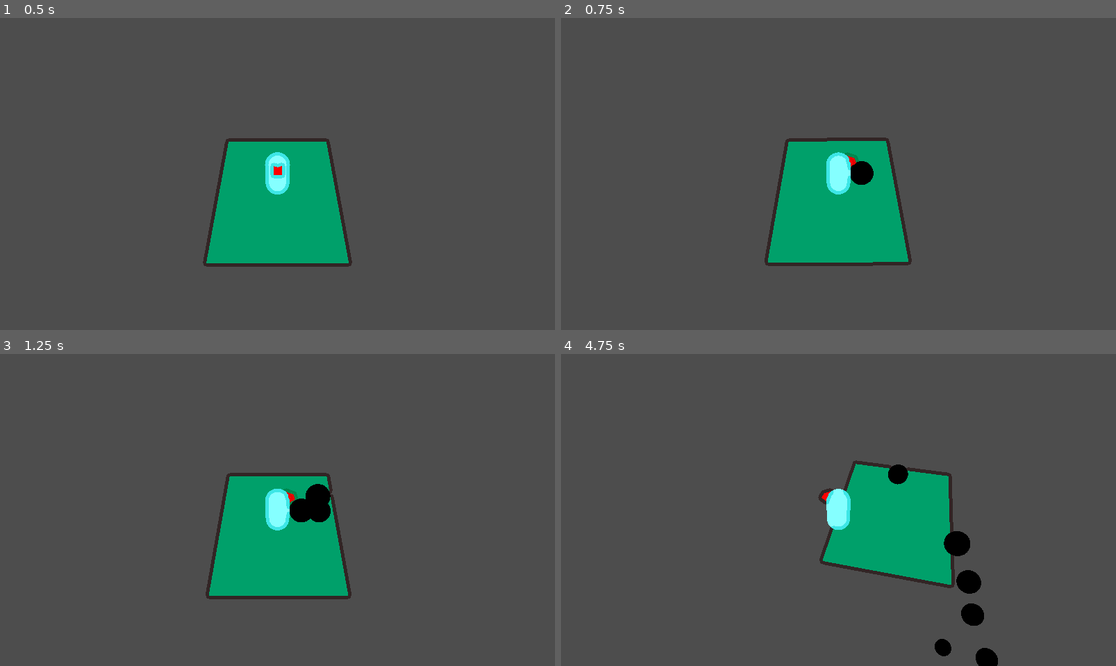
Above: before the commit, frames 1-4 (two rows, left to right).
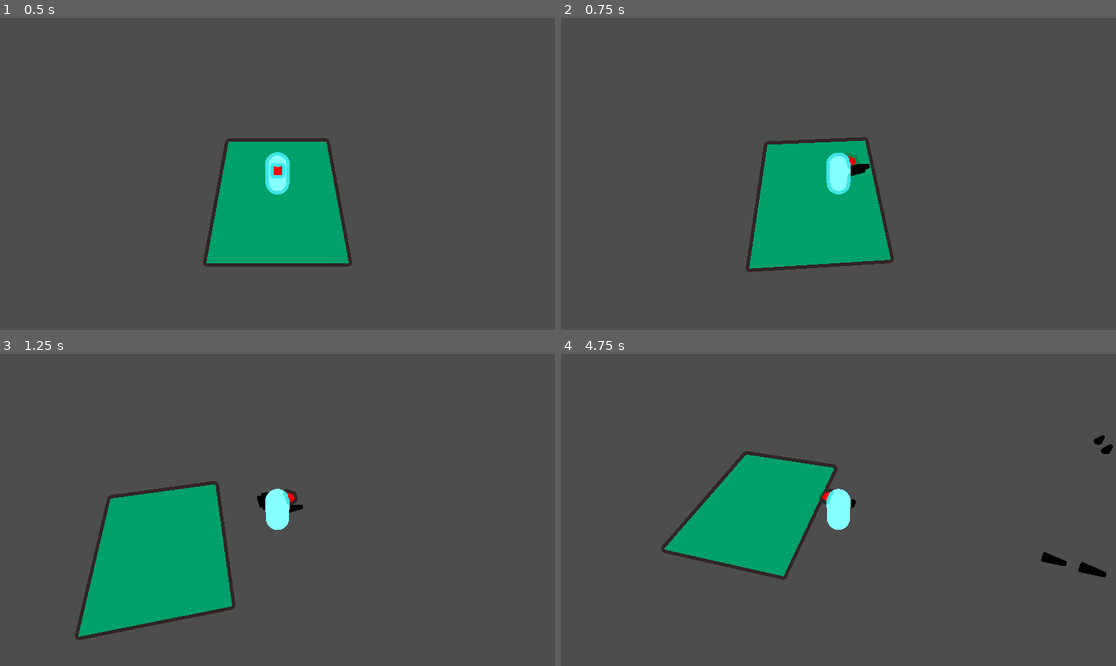
Above: after the commit, the same moments.

Repository: Kaplin86/Router-Rebellion
Game: Godot game, scene res://scenes/testing.tscn
Two runs of this game, one before a commit and one after it. Both use one fixed random seed, a clock stepped at 60 frames per second and the inputs below.
Inputs (mouse positions are in pixels of both pictures, inside the frame that each line leads up to):
- Up to frame 1 (0.5 s): no input
- Up to frame 2 (0.75 s): tap Enter at 0.5 s; move the mouse to (960, 158) at 0.52 s; press the mouse at (960, 158) at 0.53 s; hold D (east) from 0.53 s (still down)
- Up to frame 3 (1.25 s): keep holding D (east)
- Up to frame 4 (4.75 s): move the mouse to (727, 525) at 1.27 s; release D (east) at 1.28 s; release the mouse at (727, 525) at 1.28 s; hold S (south) 1.28-2.03 s; click (727, 525) at 1.35 s; move the mouse to (894, 441) at 2.02 s; press the mouse at (894, 441) at 2.03 s; hold D (east) 2.03-2.78 s; tap Alt at 2.1 s; move the mouse to (810, 572) at 2.77 s; release the mouse at (810, 572) at 2.78 s; hold W (north) 2.78-3.53 s; tap Shift at 2.85 s; click (810, 572) at 3.05 s; move the mouse to (1005, 556) at 3.52 s; press the mouse at (1005, 556) at 3.53 s; hold A (west) from 3.53 s (still down); move the mouse to (672, 463) at 4.27 s; release the mouse at (672, 463) at 4.28 s; click (672, 463) at 4.35 s

Frame 1 is identical in both runs. In frame 2, 3.9% of the frame differs, in the area x 33-64%, y 38-82%; in frame 3, 18%, in the area x 13-64%, y 38-92%; in frame 4, 17%.

Commit message:
proper bullets

Diff:
--- a/scenes/bullet.tscn
+++ b/scenes/bullet.tscn
@@ -1,13 +1,18 @@
 [gd_scene format=3 uid="uid://b1ksnwnc8sr3m"]
+
+[ext_resource type="Script" uid="uid://c2w7u4vsipsc5" path="res://scripts/bullet.gd" id="1_mkf8s"]
 
 [sub_resource type="SphereShape3D" id="SphereShape3D_h1aey"]
 
-[sub_resource type="SphereMesh" id="SphereMesh_mkf8s"]
+[sub_resource type="CylinderMesh" id="CylinderMesh_mkf8s"]
+top_radius = 0.25
 
-[node name="Node3D" type="RigidBody3D" unique_id=643011394]
+[node name="Node3D" type="Area3D" unique_id=378631963]
+script = ExtResource("1_mkf8s")
 
 [node name="CollisionShape3D" type="CollisionShape3D" parent="." unique_id=1355163731]
 shape = SubResource("SphereShape3D_h1aey")
 
 [node name="MeshInstance3D" type="MeshInstance3D" parent="." unique_id=18461517]
-mesh = SubResource("SphereMesh_mkf8s")
+transform = Transform3D(-0.39999992, 3.1472194e-08, -1.3374797e-15, 0, -1.5736099e-08, -0.34999996, -3.4969105e-08, -0.35999995, 1.5298987e-08, 0, 0, 0)
+mesh = SubResource("CylinderMesh_mkf8s")
--- a/scenes/player.tscn
+++ b/scenes/player.tscn
@@ -41,3 +41,4 @@
 [node name="ShootingManager" type="Node" parent="." unique_id=676399713 node_paths=PackedStringArray("shootPos")]
 script = ExtResource("2_g2els")
 shootPos = NodePath("../Marker3D")
+cooldownTime = 0.05
--- /dev/null
+++ b/scripts/bullet.gd
@@ -0,0 +1,7 @@
+extends Area3D
+
+var speed = 6
+
+func _process(delta):
+	var forward_vector = -global_transform.basis.z
+	global_position += forward_vector * speed * delta
--- a/scripts/shootingManager.gd
+++ b/scripts/shootingManager.gd
@@ -1,9 +1,11 @@
 extends Node
 
 @export var shootPos : Node3D
+@export var cooldownTime = 0.2
 
 @onready var cooldown = Timer.new()
 @onready var baseBullet = preload("res://scenes/bullet.tscn")
+
 
 
 var canFire = true
@@ -12,7 +14,7 @@
 
 func _ready():
 	add_child(cooldown)
-	cooldown.wait_time = 0.2
+	cooldown.wait_time = cooldownTime
 	cooldown.one_shot = true
 	cooldown.timeout.connect(_resetCooldown)
 
@@ -28,7 +30,7 @@
 	var newBullet : Node3D = baseBullet.instantiate()
 	get_parent().add_sibling(newBullet)
 	newBullet.global_position = shootPos.global_position
-
+	newBullet.global_rotation = shootPos.global_rotation
 
 func _resetCooldown():
 	canFire = true
Not shown, added: scripts/bullet.gd.uid
